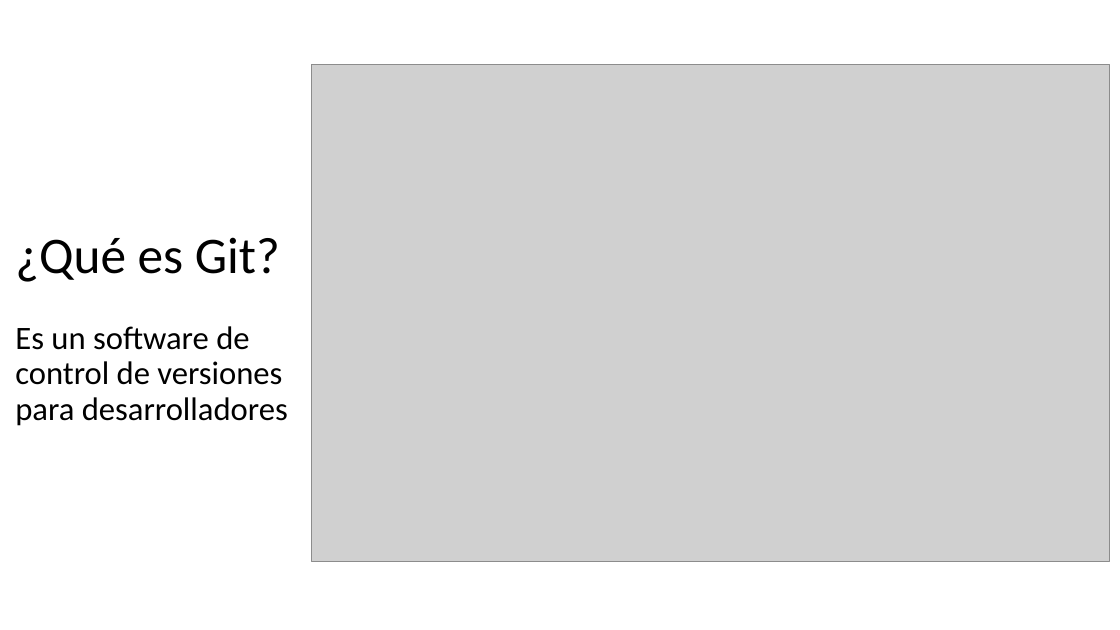
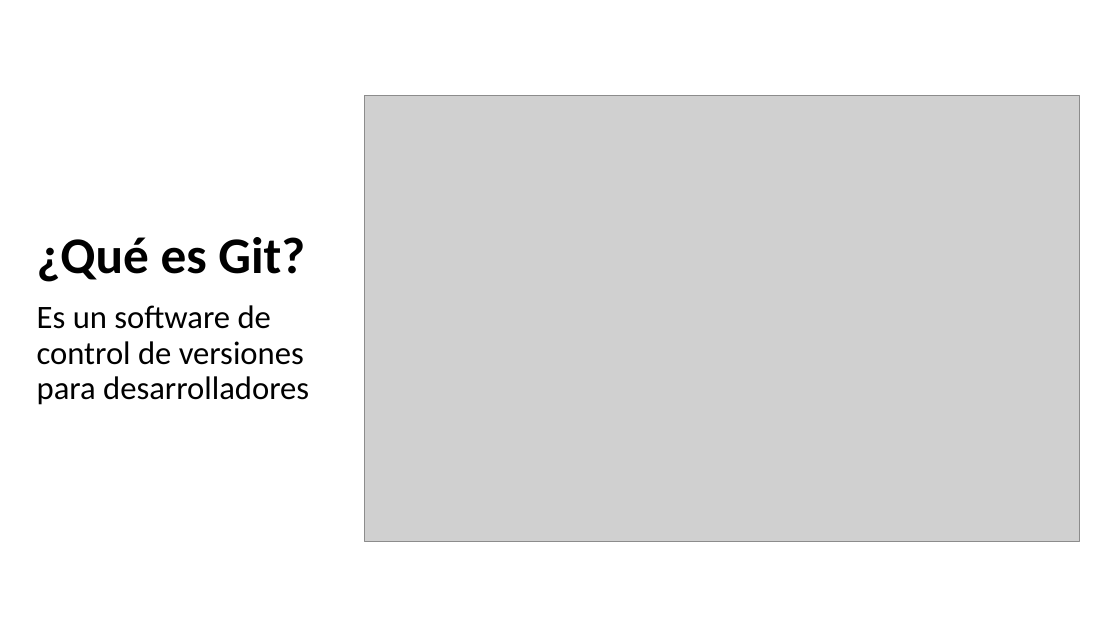
Before and after one commit to 26-jorge-01/ML-Basics, a slide deck: slide 7 of 1. Introduccion/1. Introducción.pptx. Drawn at 1120x630 pixels with LibreOffice and Linux fonts; fonts in the diff are those of the drawing; grey boxes stand for pictures. Boxes give left, top, right and bottom in pixels: in the first picture for what was removed or moved away, otherwise in the second. Text is boxed around its words. In the diff, an @@ line names an element or a change of style, - is before the commit and + after.

```diff
--- a/1. Introduccion/1. Introducción.pptx
+++ b/1. Introduccion/1. Introducción.pptx
@@ picture resized from (x1=312, y1=64, x2=1110, y2=561) to (x1=364, y1=96, x2=1080, y2=541) @@
@@ title "¿Qué es Git?" moved from (x1=15, y1=237, x2=280, y2=282) to (x1=37, y1=237, x2=305, y2=282) @@
@@ title "¿Qué es Git?" at (x1=37, y1=237, x2=305, y2=282): bold on @@
@@ text "Es un software de control ..." moved from (x1=15, y1=326, x2=288, y2=426) to (x1=37, y1=305, x2=309, y2=405) @@
```
Also in this commit, not shown: 9 other slides changed, 2 other files.
